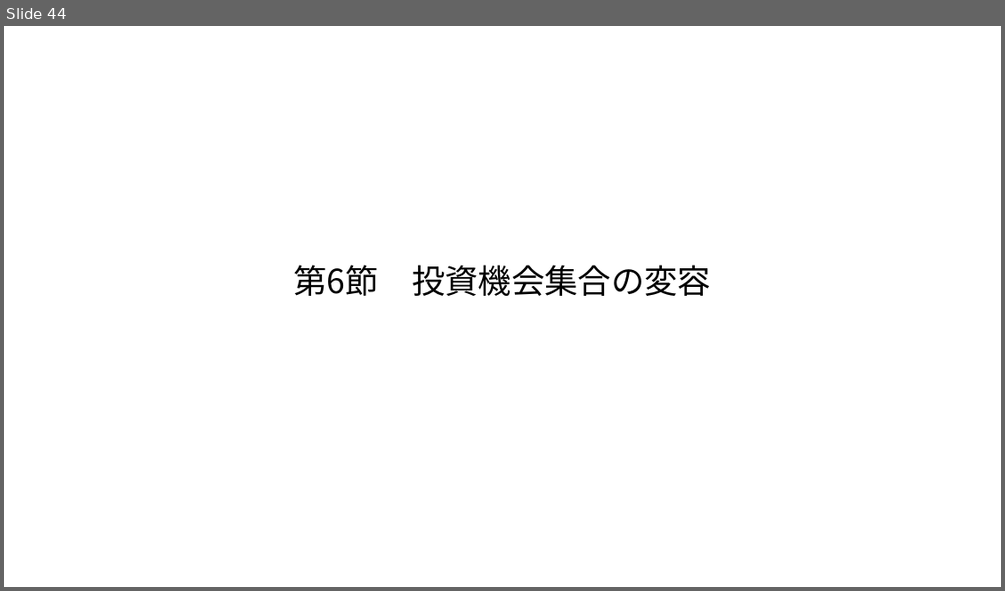
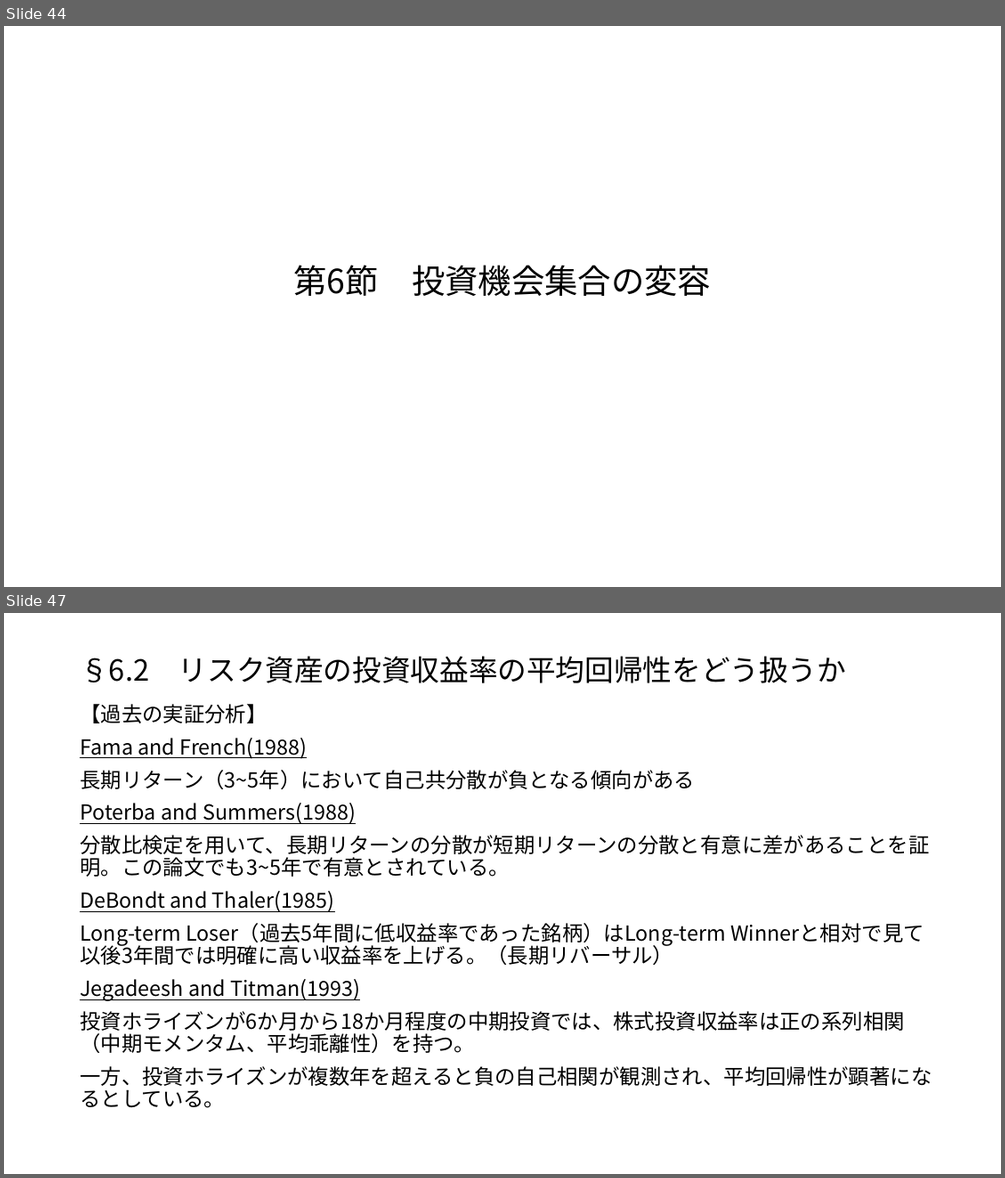
Before and after one commit to macha1811/Long-term-Investment-Theory-and-Practice, a slide deck: 第2章.pptx. Shown one above the other, each under a label of ours: slide 44 before the commit, slides 44 and 47 after it; the slides between them are not shown. The pictures are 1005x591 and 1005x1178 pixels, drawn with LibreOffice and Linux fonts; fonts in the diff are those of the drawing. Boxes give left, top, right and bottom in pixels: in the first picture for what was removed or moved away, otherwise in the second. Text is boxed around its words. In the diff, an @@ line names an element or a change of style, - is before the commit and + after.

```diff
--- a/第2章.pptx
+++ b/第2章.pptx
@@ slide 47 added at <box>4,613,1001,1174</box>, background #FFFFFF @@
@@ title added at <box>80,656,846,683</box>, 28 pt, text #000000 @@
+§6.2 リスク資産の投資収益率の平均回帰性をどう扱うか
@@ text added at <box>80,704,931,1108</box>, 20 pt, text #000000 @@
+【過去の実証分析】
+Fama and French(1988)
+長期リターン（3~5年）において自己共分散が負となる傾向がある
+Poterba and Summers(1988)
+分散比検定を用いて、長期リターンの分散が短期リターンの分散と有意に差があることを証明。この論文でも3~5年で有意とされている。
+DeBondt and Thaler(1985)
+Long-term Loser（過去5年間に低収益率であった銘柄）はLong-term Winnerと相対で見て以後3年間では明確に高い収益率を上げる。（長期リバーサル）
+Jegadeesh and Titman(1993)
+投資ホライズンが6か月から18か月程度の中期投資では、株式投資収益率は正の系列相関（中期モメンタム、平均乖離性）を持つ。
+一方、投資ホライズンが複数年を超えると負の自己相関が観測され、平均回帰性が顕著になるとしている。
```
Also in this commit, not shown: 1 slide changed, 2 other slides added.
